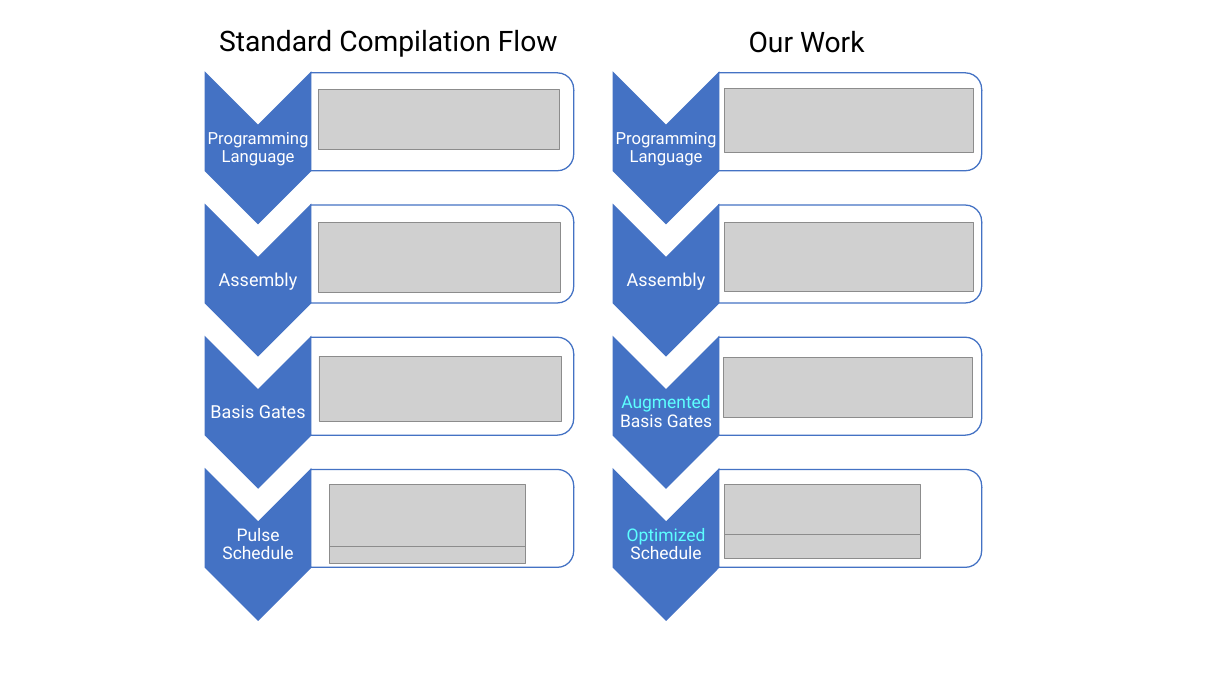
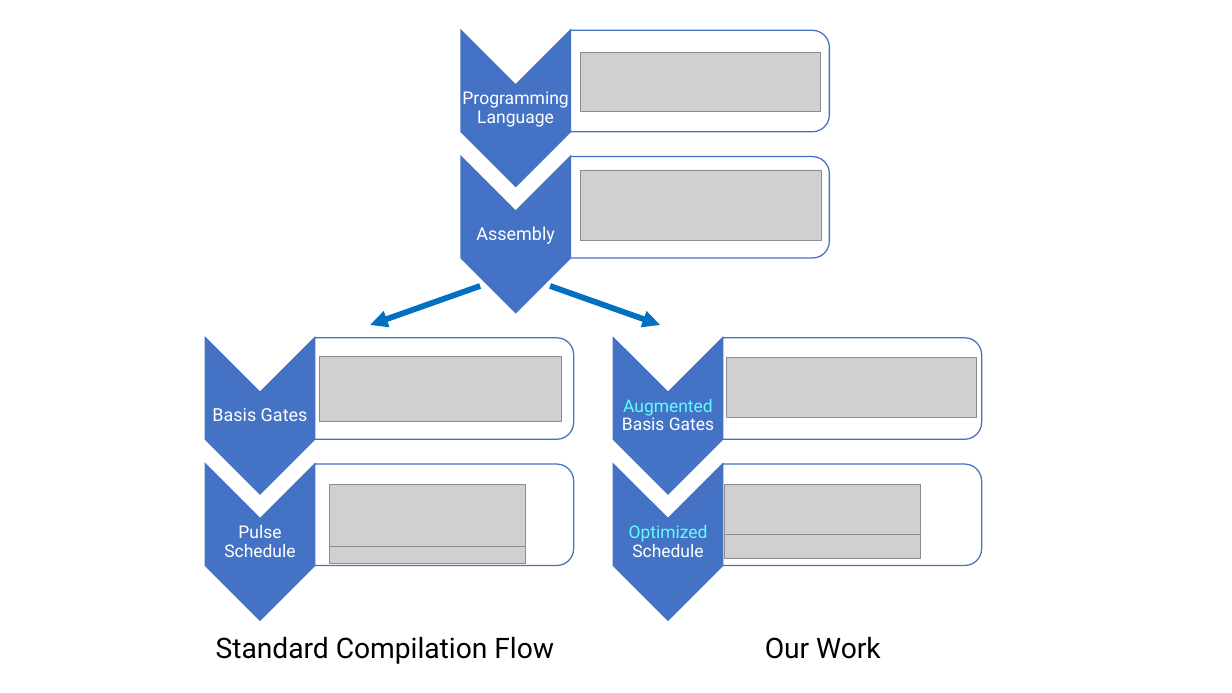
Before and after one commit to singular-value/optimizations_via_openpulse, a slide deck: slide 1 of Figures/Figures.pptx. Drawn at 1232x693 pixels with LibreOffice and Linux fonts; fonts in the diff are those of the drawing; grey boxes stand for pictures. Boxes give left, top, right and bottom in pixels: in the first picture for what was removed or moved away, otherwise in the second. Text is boxed around its words. In the diff, an @@ line names an element or a change of style, - is before the commit and + after.

Commit message:
Update compilation_flow, make PL and assembly common ancestors

```diff
--- a/Figures/Figures.pptx
+++ b/Figures/Figures.pptx
@@ chevron: place and size @@
-chevron at (613,73,719,223)
+chevron at (462,30,571,186)
@@ round same rect: place and size @@
-round same rect at (719,73,982,171)
+round same rect at (571,30,830,132)
@@ picture: place and size @@
-picture at (319,90,559,150)
+picture at (580,52,821,112)
@@ text "Programming Language": place and size @@
-text "Programming Language" at (616,132,717,166)
+text "Programming Language" at (462,91,568,127)
@@ text "Programming Language" at (462,91,568,127): size 13 to 13.7 pt @@
@@ picture removed at (725,89,974,152) @@
@@ chevron: place and size @@
-chevron at (613,205,719,355)
+chevron at (462,157,571,313)
@@ round same rect: place and size @@
-round same rect at (719,206,982,304)
+round same rect at (571,156,830,258)
@@ picture: place and size @@
-picture at (319,222,560,292)
+picture at (580,170,822,240)
@@ group removed at (206,73,574,355): 2 chevrons, 2 texts, 2 round same rects @@
-Programming Language
-Assembly
@@ text "Assembly": place and size @@
-text "Assembly" at (627,272,706,290)
+text "Assembly" at (476,226,555,244)
@@ picture removed at (725,223,974,292) @@
@@ arrow added from (481, 287) to (371, 325), #0070C0 4.5 pt @@
@@ arrow added from (550, 287) to (660, 325), #0070C0 4.5 pt @@
@@ chevron: place and size @@
-chevron at (206,337,311,488)
+chevron at (206,338,315,494)
@@ round same rect: place and size @@
-round same rect at (311,338,574,436)
+round same rect at (315,337,574,439)
@@ chevron: place and size @@
-chevron at (613,337,719,488)
+chevron at (613,338,722,494)
@@ round same rect: place and size @@
-round same rect at (719,338,982,436)
+round same rect at (723,337,982,439)
@@ picture: place and size @@
-picture at (724,358,973,418)
+picture at (727,358,977,418)
@@ text "Augmented Basis Gates": place and size @@
-text "Augmented Basis Gates" at (620,395,712,427)
+text "Augmented Basis Gates" at (622,399,714,430)
@@ chevron: place and size @@
-chevron at (206,470,311,621)
+chevron at (206,464,315,621)
@@ round same rect: place and size @@
-round same rect at (311,470,574,568)
+round same rect at (315,464,574,566)
@@ chevron: place and size @@
-chevron at (613,470,719,621)
+chevron at (613,464,722,621)
@@ round same rect: place and size @@
-round same rect at (719,470,982,568)
+round same rect at (723,464,982,566)
@@ text "Standard Compilation Flow": place and size @@
-text "Standard Compilation Flow" at (219,29,558,57)
+text "Standard Compilation Flow" at (216,636,554,664)
@@ text "Our Work": place and size @@
-text "Our Work" at (749,30,865,53)
+text "Our Work" at (765,636,881,659)
```
Also in this commit, not shown: 1 other file.
